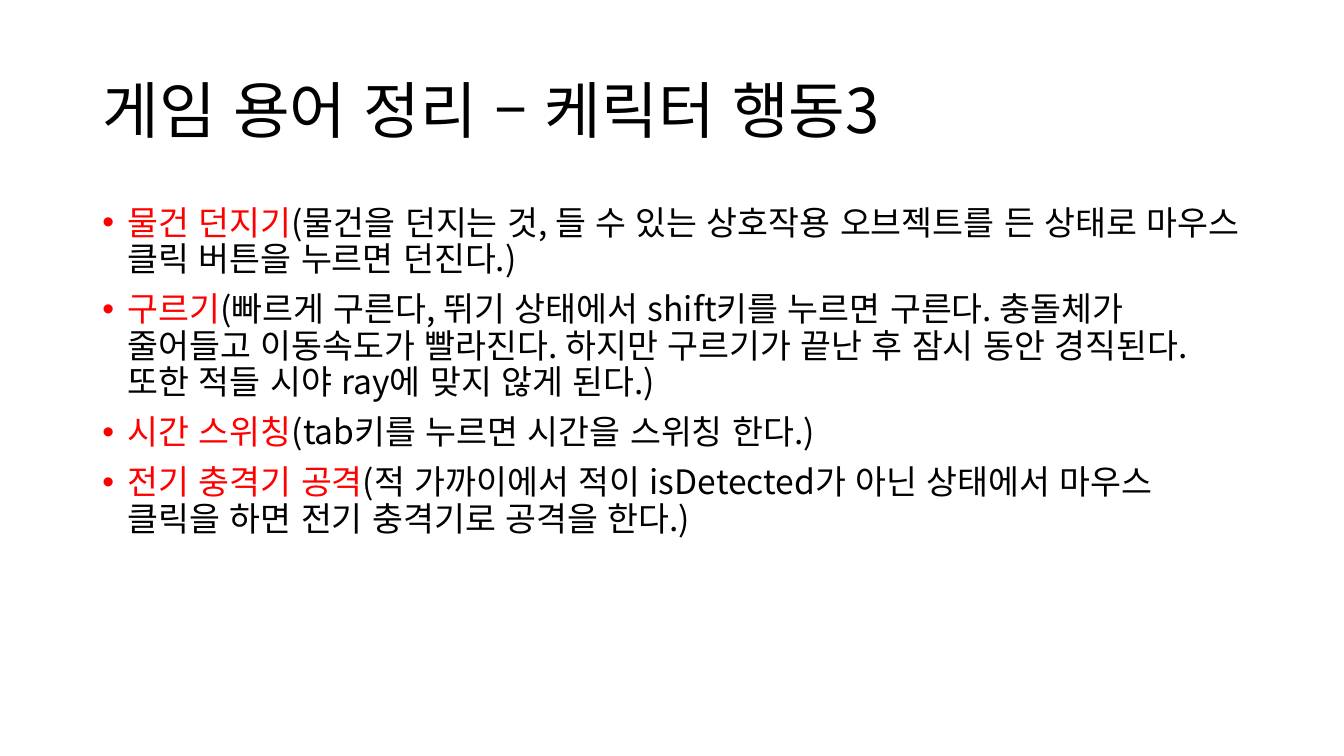
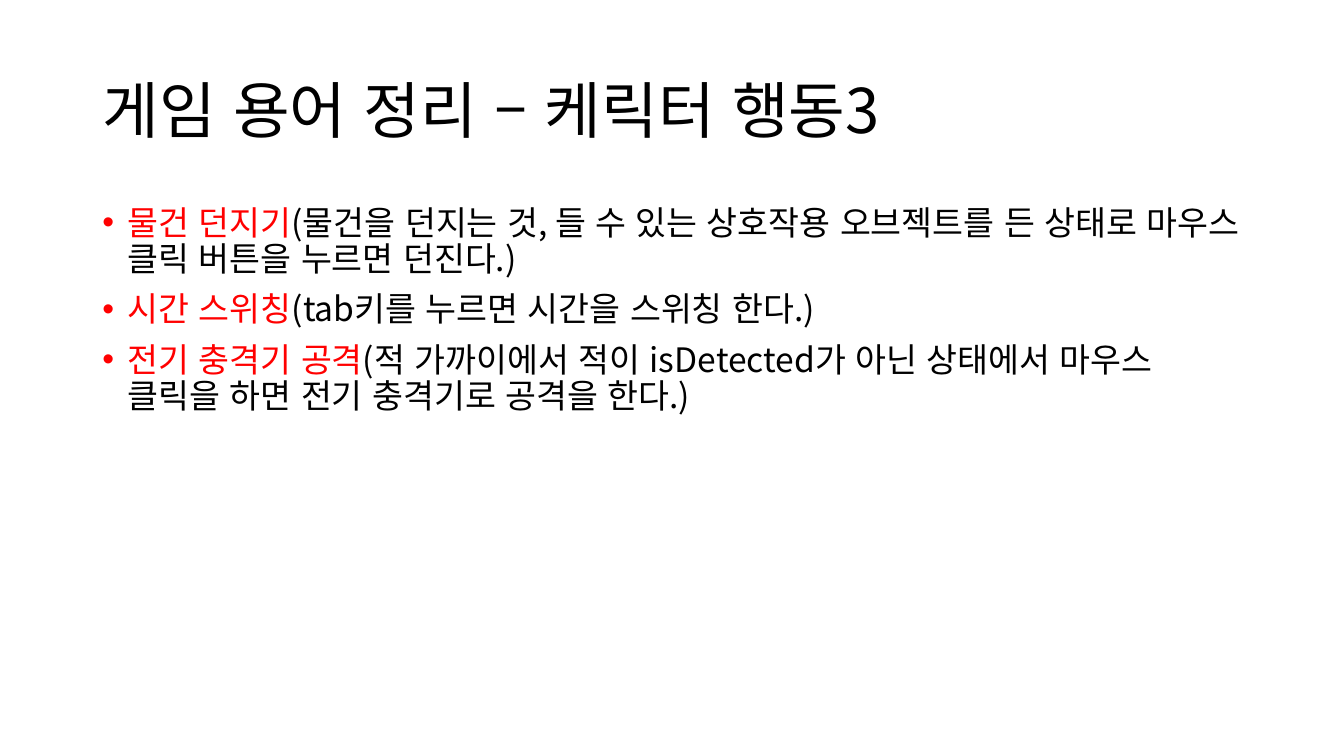
Before and after one commit to JSungMin/MomentFlow05, a slide deck: slide 13 of Documents/기획/시스템기획/게임플레이기획_시스템.pptx. Drawn at 1344x756 pixels with LibreOffice and Linux fonts; fonts in the diff are those of the drawing. Boxes give left, top, right and bottom in pixels: in the first picture for what was removed or moved away, otherwise in the second. Text is boxed around its words. In the diff, an @@ line names an element or a change of style, - is before the commit and + after.

```diff
--- a/Documents/기획/시스템기획/게임플레이기획_시스템.pptx
+++ b/Documents/기획/시스템기획/게임플레이기획_시스템.pptx
@@ text at (x1=128, y1=293, x2=1188, y2=402): paragraph removed @@
-• 구르기(빠르게 구른다, 뛰기 상태에서 shift키를 누르면 구른다. 충돌체가 줄어들고 이동속도가 빨라진다. 하지만 구르기가 끝난 후 잠시 동안 경직된다. 또한 적들 시야 ray에 맞지 않게 된다.)
```
Also in this commit, not shown: 1 other slide changed, 14 other files.
